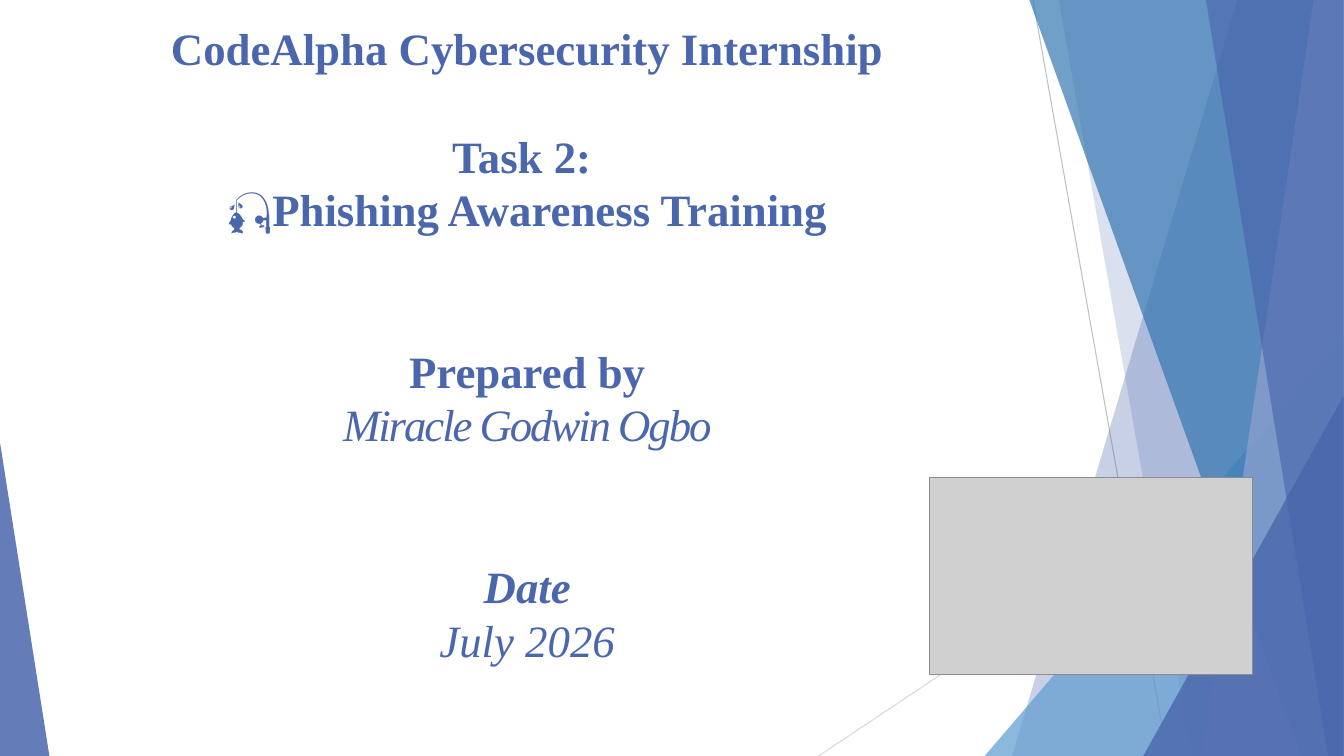
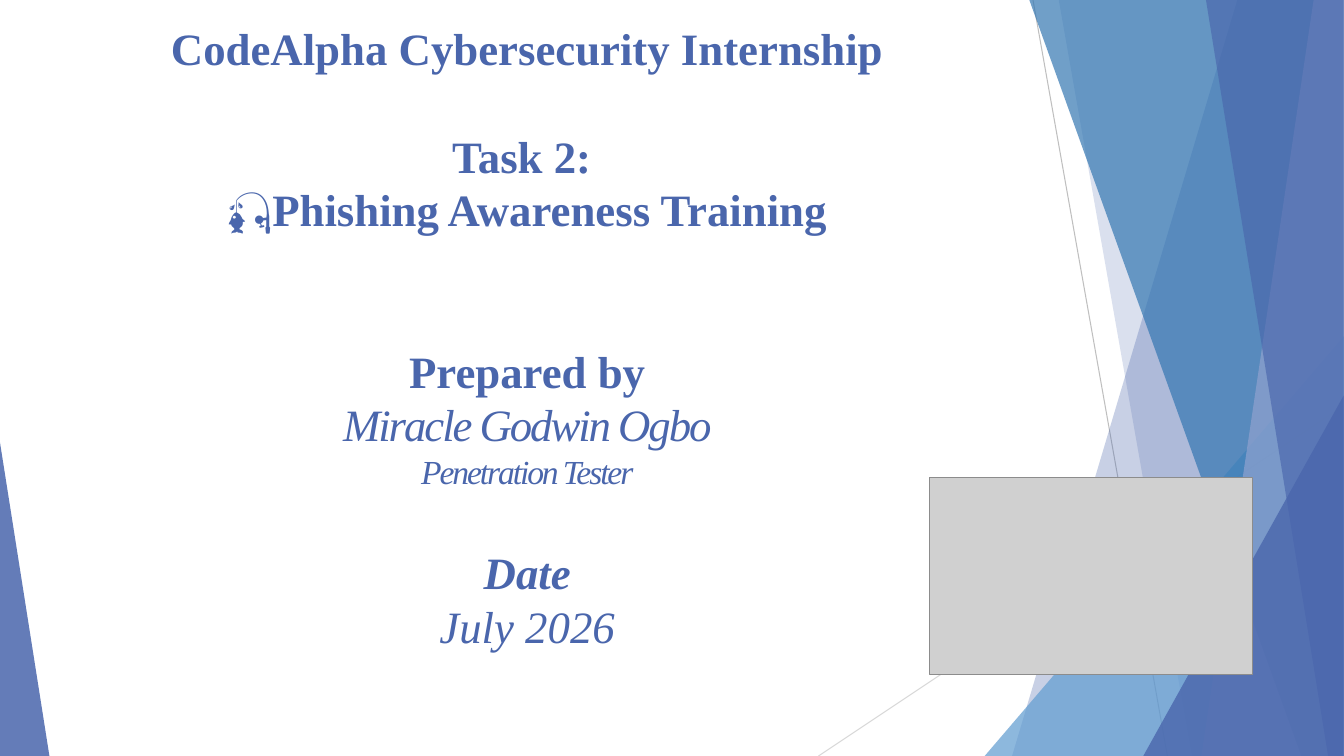
Before and after one commit to Miracle-Godwin-Ogbo/CodeAlpha_Phishing_Awareness_Training, a slide deck: slide 1 of Phishing_Awareness_Training.pptx. Drawn at 1344x756 pixels with LibreOffice and Linux fonts; fonts in the diff are those of the drawing; grey boxes stand for pictures. Boxes give left, top, right and bottom in pixels: in the first picture for what was removed or moved away, otherwise in the second. Text is boxed around its words. In the diff, an @@ line names an element or a change of style, - is before the commit and + after.

```diff
--- a/Phishing_Awareness_Training.pptx
+++ b/Phishing_Awareness_Training.pptx
@@ title at bbox=[171, 34, 883, 653]: text changed @@
-CodeAlpha Cybersecurity Internship
-Task 2:
-🎣Phishing Awareness Training
-Prepared by
-Miracle Godwin Ogbo
-Date
-July 2026
+CodeAlpha Cybersecurity Internship
+Task 2:
+🎣Phishing Awareness Training
+Prepared by
+Miracle Godwin Ogbo
+Penetration Tester
+Date
+July 2026
```
Also in this commit, not shown: 2 other slides changed.
